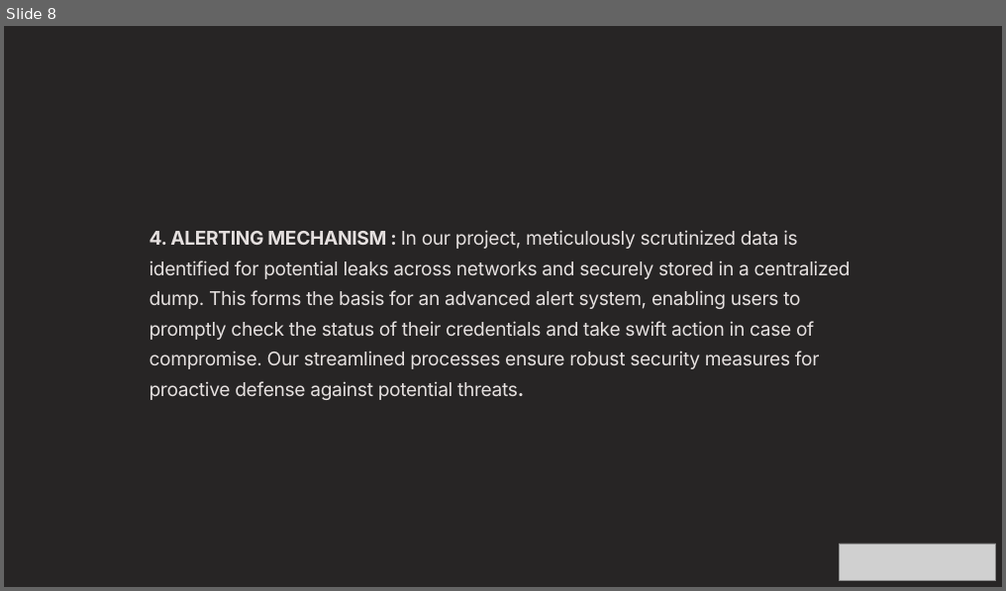
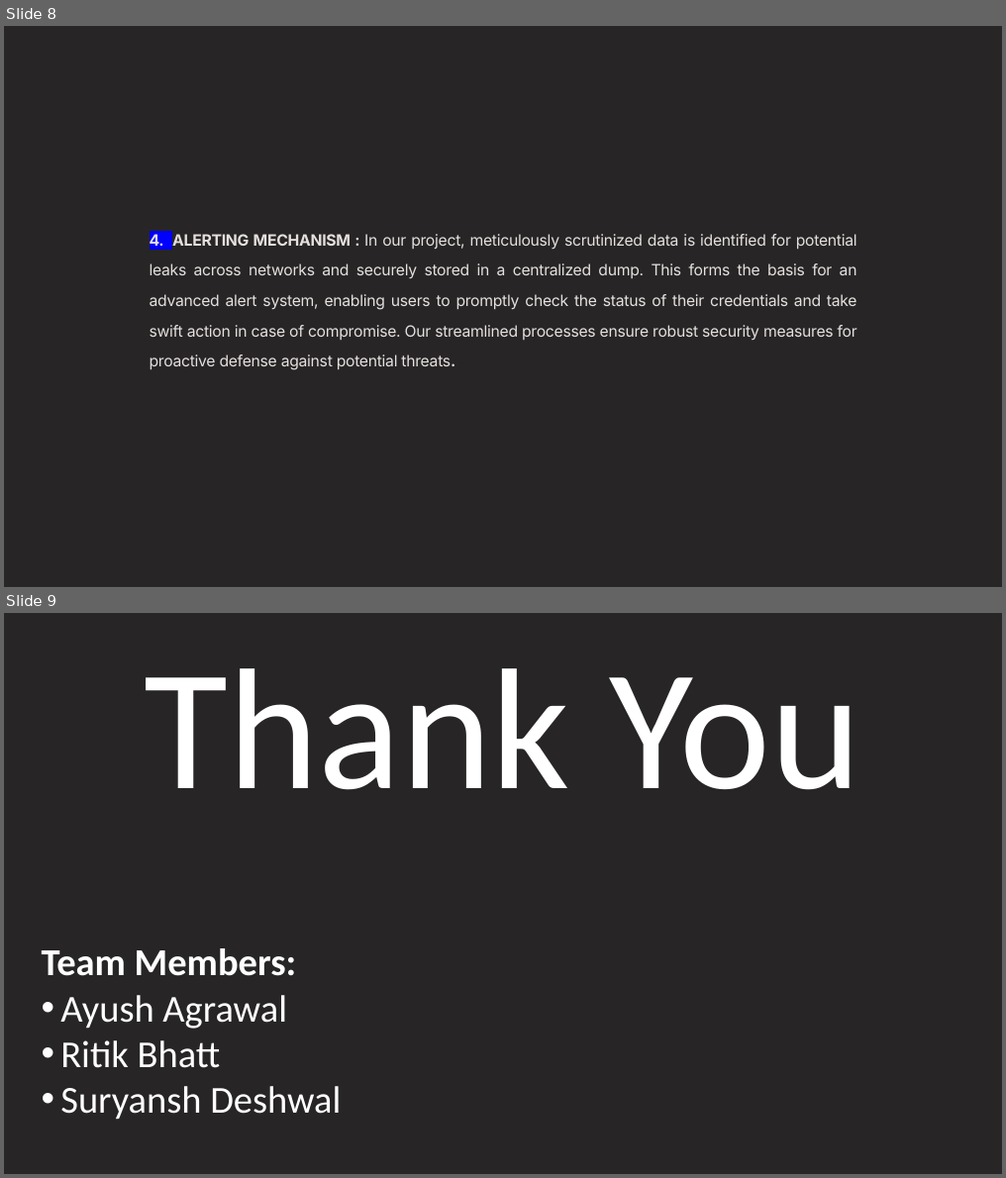
Before and after one commit to ethical-buddy/TORONS, a slide deck: TEAM-CPC.pptx. Shown one above the other, each under a label of ours: slide 8 before the commit, slides 8 and 9 after it. The pictures are 1006x591 and 1006x1178 pixels, drawn with LibreOffice and Linux fonts; fonts in the diff are those of the drawing; grey boxes stand for pictures. Boxes give left, top, right and bottom in pixels: in the first picture for what was removed or moved away, otherwise in the second. Text is boxed around its words. In the diff, an @@ line names an element or a change of style, - is before the commit and + after.

```diff
--- a/TEAM-CPC.pptx
+++ b/TEAM-CPC.pptx
@@ slide 9 added at (4, 613, 1002, 1174), background #FFFFFF @@
@@ rectangle added at (4, 613, 1002, 1174), fill #272525 @@
@@ text added at (145, 668, 861, 790), 199 pt, text #FFFFFF @@
+Thank You
@@ text added at (42, 949, 341, 1120), 44 pt, text #FFFFFF @@
+  Team Members:
+  • Ayush Agrawal
+  • Ritik Bhatt
+  • Suryansh Deshwal
@@ slide 8 changed as well @@
@@ text "4. ALERTING MECHANISM : In ..." at (150, 234, 857, 371): size 21.9 to 18 pt; highlight none to #0000FF in "4."; alignment left to justified @@
@@ picture removed at (840, 544, 996, 581) @@
```
Also in this commit, not shown: 7 other slides changed, 1 other file.
